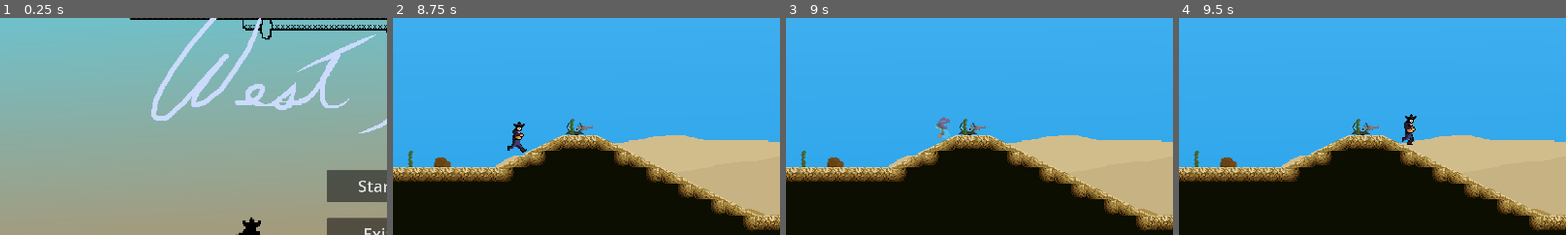
Above: before the commit, frames 1-4 (left to right).
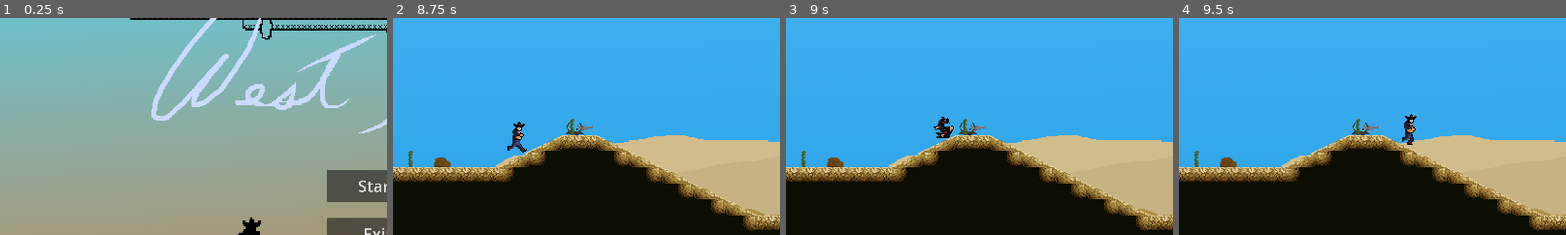
Above: after the commit, the same moments.

Repository: Sean-Suggitt/West-Bound
Game: Godot game, scene res://Scenes/main_menu.tscn
Two runs of this game, one before a commit and one after it. Both use one fixed random seed, a clock stepped at 60 frames per second and the inputs below.
Inputs:
- Up to frame 1 (0.25 s): no input
- Up to frame 2 (8.75 s): click "Start" at 0.5 s; tap Enter at 1.25, 5.75 s; hold D (P1_right) 1.28-2.78 s; tap J (P1_fire) at 1.35, 7.35 s; tap Space (P1_jump) at 1.52, 2.27, 2.75, 3.77, 4.52, 5.27, 6.5, 6.77, 7.52, 8.27 s; tap E (P1_pickup) at 2.1, 8.1 s; hold A (P1_left) 2.78-3.53 s; tap H (P1_roll) at 2.85 s; hold D (P1_right) 3.53-5.03 s; tap K (P2_fire) at 3.6 s; tap Left (P2_left) at 4.35 s; hold A (P1_left) 5.03-5.78 s; tap L (P2_pickup) at 5.1 s; hold D (P1_right) 5.78-6.53 s; tap Right (P2_right) at 5.85 s; hold A (P1_left) 6.53-8.03 s; tap , (P2_roll) at 6.6 s; hold D (P1_right) from 8.03 s (still down)
- Up to frame 3 (9 s): keep holding D (P1_right); tap H (P1_roll) at 8.85 s
- Up to frame 4 (9.5 s): keep holding D (P1_right)
The pictures show only the part of the screen within x 0-50%, y 24-74%; the shares and areas given below are measured in that part.

Frames 1-2 are identical in both runs. In frame 3, 0.3% of the frame differs, in the area x 38-44%, y 45-56%; in frame 4, nothing differs.

Commit message:
Updated Roll Animation, Fixed bullet collision bug

Diff:
--- a/West Bound/Scenes/Levels/desert_level.tscn
+++ b/West Bound/Scenes/Levels/desert_level.tscn
@@ -103,7 +103,7 @@
 [node name="GunHolder2" parent="." groups=["GunHolders"] instance=ExtResource("1_sqytp")]
 position = Vector2(218, 7)
 
-[node name="TileMapLayer" type="TileMapLayer" parent="."]
+[node name="TileMapLayer" type="TileMapLayer" parent="." groups=["World"]]
 position = Vector2(9, 86)
 tile_map_data = PackedByteArray("AAD//wAAAAACAAEAAAAAAAAAAAACAAEAAAABAAAAAAACAAEAAAD+/wAAAAACAAEAAAD+/wEAAAACAAIAAAD+/w …(11488 unchanged characters)…
 tile_set = SubResource("TileSet_xpolh")
--- a/West Bound/Scenes/Players/PlayerScene.tscn
+++ b/West Bound/Scenes/Players/PlayerScene.tscn
@@ -2,7 +2,7 @@
 
 [ext_resource type="Script" uid="uid://bb2ufopx6shlm" path="res://Scripts/PlayerScript.gd" id="1_6nwty"]
 [ext_resource type="Texture2D" uid="uid://duwhh3t7s24br" path="res://Images/Del Rato/Del Rato Idle.png" id="2_tr25n"]
-[ext_resource type="Texture2D" uid="uid://cdcodouj5kjcl" path="res://Images/Del Rato/roll shape.png" id="4_sr66r"]
+[ext_resource type="Texture2D" uid="uid://cew8vtc6d3xj2" path="res://Images/Del Rato/Del Rato Roll animation-Sheet.png" id="4_sr66r"]
 [ext_resource type="Texture2D" uid="uid://4fxukhkdluer" path="res://Images/Jump Animation skeleton-Sheet.png" id="4_tr25n"]
 [ext_resource type="Texture2D" uid="uid://bs8hli4fxc2ub" path="res://Images/Del Rato/Del Rato Run Animation Final-Sheet.png" id="5_ea6en"]
 [ext_resource type="Texture2D" uid="uid://bc4ehhmc21vdp" path="res://Images/Del Rato/Del Rato iDLE shooting-Sheet.png" id="6_42q41"]
@@ -404,7 +404,6 @@
 scale = Vector2(1.00837, 1.00484)
 sprite_frames = SubResource("SpriteFrames_1fr6y")
 animation = &"roll"
-frame_progress = 0.904729
 
 [node name="GunPoint" type="Marker2D" parent="AniPlayerSpr"]
 position = Vector2(13.8838, -1.19209e-07)
--- a/West Bound/Scenes/test_combat_system.tscn
+++ /dev/null
@@ -1,83 +0,0 @@
-[gd_scene load_steps=5 format=3 uid="uid://ddbt6qmq5ywlp"]
-
-[ext_resource type="PackedScene" uid="uid://bcgegtsnnb4gq" path="res://Scenes/Players/PlayerScene.tscn" id="1_test"]
-[ext_resource type="Script" uid="uid://cfynhkvh4xal0" path="res://Scripts/HealthUI.gd" id="2_test"]
-[ext_resource type="PackedScene" uid="uid://b26b6vpjfeouj" path="res://Scenes/Items/Revolver.tscn" id="3_test"]
-
-[sub_resource type="RectangleShape2D" id="RectangleShape2D_ground"]
-size = Vector2(1000, 50)
-
-[node name="TestCombatLevel" type="Node2D"]
-
-[node name="Ground" type="StaticBody2D" parent="." groups=["World"]]
-position = Vector2(500, 550)
-
-[node name="CollisionShape2D" type="CollisionShape2D" parent="Ground"]
-shape = SubResource("RectangleShape2D_ground")
-
-[node name="ColorRect" type="ColorRect" parent="Ground"]
-offset_left = -500.0
-offset_top = -25.0
-offset_right = 500.0
-offset_bottom = 25.0
-color = Color(0.4, 0.4, 0.4, 1)
-
-[node name="SpawnPoints" type="Node2D" parent="."]
-
-[node name="SpawnP1" type="Marker2D" parent="SpawnPoints" groups=["spawn_P1"]]
-position = Vector2(100, 500)
-
-[node name="SpawnP2" type="Marker2D" parent="SpawnPoints" groups=["spawn_P2"]]
-position = Vector2(900, 500)
-
-[node name="Player1" parent="." instance=ExtResource("1_test")]
-position = Vector2(100, 500)
-
-[node name="Player2" parent="." instance=ExtResource("1_test")]
-position = Vector2(900, 500)
-
-[node name="UI" type="CanvasLayer" parent="."]
-
-[node name="HealthP1" type="Label" parent="UI"]
-offset_left = 10.0
-offset_top = 10.0
-offset_right = 200.0
-offset_bottom = 40.0
-theme_override_font_sizes/font_size = 20
-text = "P1 HP: 100/100"
-script = ExtResource("2_test")
-
-[node name="HealthP2" type="Label" parent="UI"]
-anchors_preset = 1
-anchor_left = 1.0
-anchor_right = 1.0
-offset_left = -200.0
-offset_top = 10.0
-offset_right = -10.0
-offset_bottom = 40.0
-theme_override_font_sizes/font_size = 20
-text = "P2 HP: 100/100"
-horizontal_alignment = 2
-script = ExtResource("2_test")
-player_id = "P2"
-
-[node name="Instructions" type="Label" parent="UI"]
-anchors_preset = 7
-anchor_left = 0.5
-anchor_top = 1.0
-anchor_right = 0.5
-anchor_bottom = 1.0
-offset_left = -300.0
-offset_top = -80.0
-offset_right = 300.0
-offset_bottom = -10.0
-text = "P1: Arrow keys to move, Space to jump, Z to shoot, X to pickup
-P2: WASD to move, Q to jump, E to shoot, R to pickup
-Players respawn after 3 seconds when killed"
-horizontal_alignment = 1
-
-[node name="Revolver1" parent="." instance=ExtResource("3_test")]
-position = Vector2(250, 500)
-
-[node name="Revolver2" parent="." instance=ExtResource("3_test")]
-position = Vector2(750, 500)
--- a/West Bound/Scripts/PlayerScript.gd
+++ b/West Bound/Scripts/PlayerScript.gd
@@ -497,6 +497,7 @@
 		set_collision_mask_value(2, false)
 		set_collision_layer_value(2, false)
 
+		revolver_sprite.hide()
 
 		# Set states
 		is_rolling = true
@@ -516,6 +517,8 @@
 	hurt_box.set_deferred("monitorable", true)
 	set_collision_mask_value(2, true)
 	set_collision_layer_value(2, true)
+	if holding_item:
+		revolver_sprite.show()
 	is_rolling = false
 
 func _on_p_1_roll_timer_timeout() -> void:
Binary file added: West Bound/Images/Del Rato/Del Rato Roll animation-Sheet.png
Not shown, added: West Bound/Images/Del Rato/Del Rato Roll animation-Sheet.png.import
